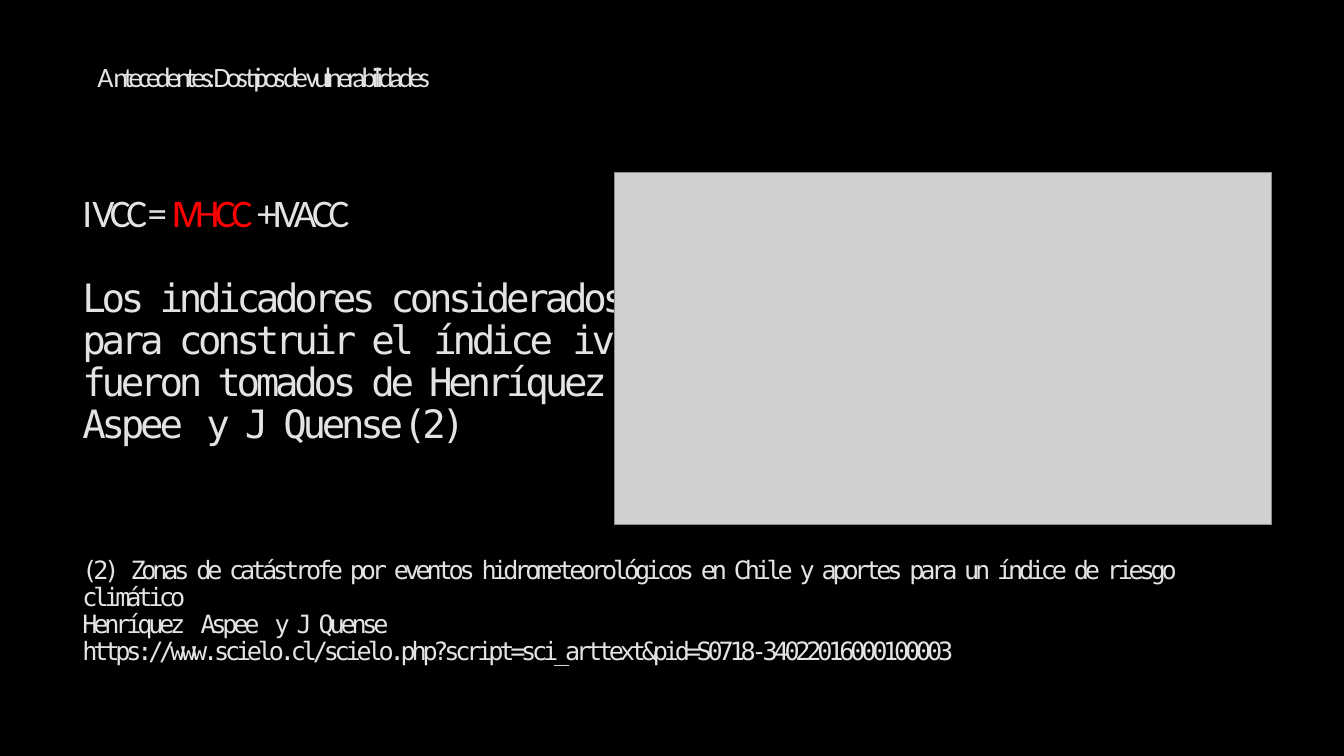
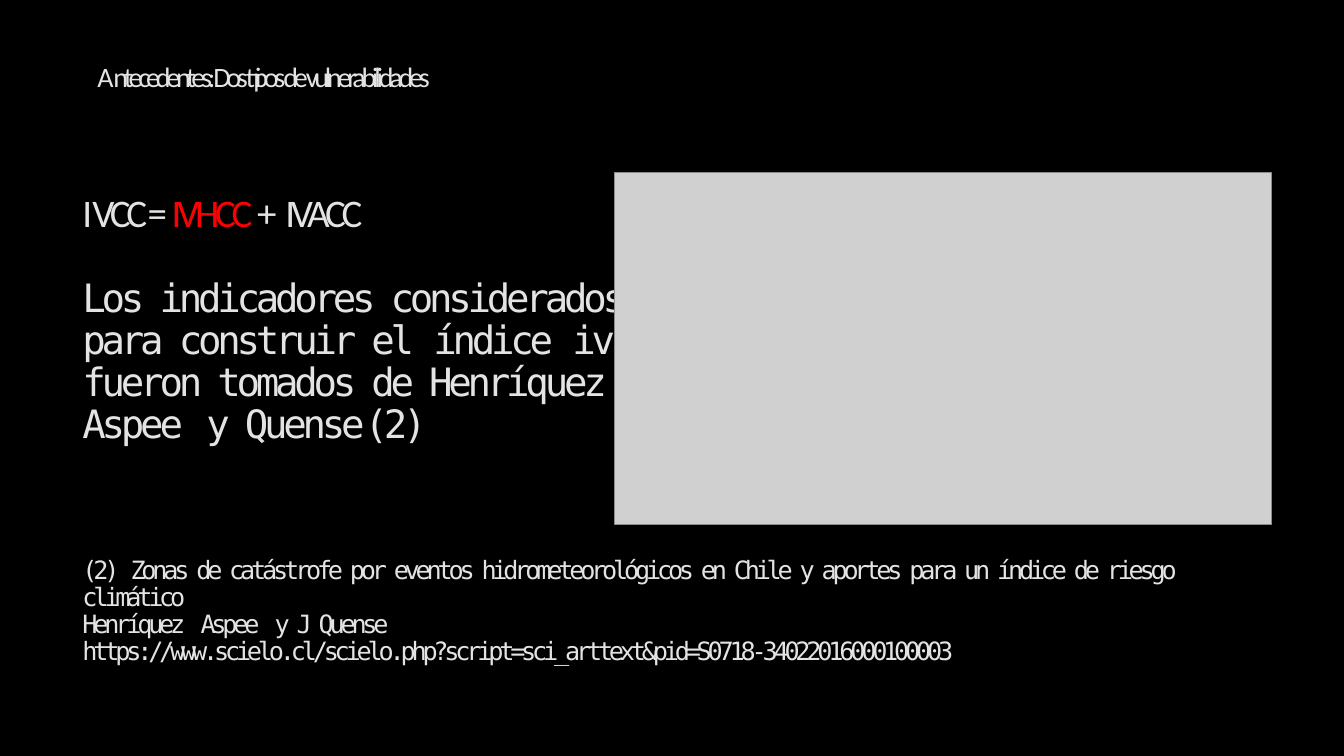
Before and after one commit to Sud-Austral/ds_indices, a slide deck: slide 9 of indices.pptx. Drawn at 1344x756 pixels with LibreOffice and Linux fonts; fonts in the diff are those of the drawing; grey boxes stand for pictures; background and template pictures are left out. Boxes give left, top, right and bottom in pixels: in the first picture for what was removed or moved away, otherwise in the second. Text is boxed around its words. In the diff, an @@ line names an element or a change of style, - is before the commit and + after.

```diff
--- a/indices.pptx
+++ b/indices.pptx
@@ title at (82, 201, 1177, 666): text changed @@
-IVCC = IVHCC +IVACC
-Los indicadores considerados
-para construir el índice ivhcc
-fueron tomados de Henríquez,
-Aspee y J Quense(2)
-(2) Zonas de catástrofe por eventos hidrometeorológicos en Chile y aportes para un índice de riesgo climático
-Henríquez Aspee y J Quense
-https://www.scielo.cl/scielo.php?script=sci_arttext&pid=S0718-34022016000100003
+IVCC = IVHCC + IVACC
+Los indicadores considerados
+para construir el índice ivhcc
+fueron tomados de Henríquez,
+Aspee y Quense(2)
+(2) Zonas de catástrofe por eventos hidrometeorológicos en Chile y aportes para un índice de riesgo climático
+Henríquez Aspee y J Quense
+https://www.scielo.cl/scielo.php?script=sci_arttext&pid=S0718-34022016000100003
```
Also in this commit, not shown: 3 other slides changed, 56 other files.
